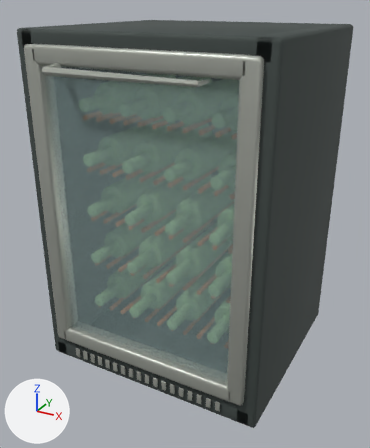
An edit to the Blender file assets-source/blender/wine-fridge.blend, drawn before and after from the same camera.
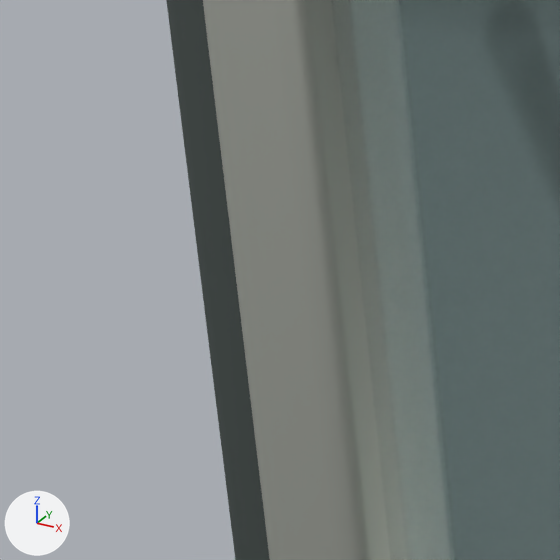
The first picture shows the older version from a camera (50 mm lens) standing at (0.589, -1.094, 0.907) and looking at (0.001, -0.026, 0.373). The close-ups show the older and then the newer version on the part from 0% to 21% of the width and 18% to 35% of the height of that picture. Only the edits that show in the close-ups are written down. Lighting does not change. The marker at lower left points along +X, +Y and +Z.

Objects in the first close-up: 'case_side', 'door_glazing', 'front_door_stile'.
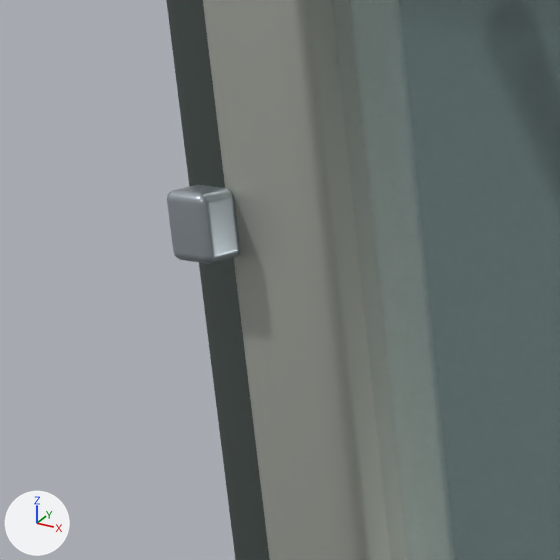
Changed parts and their boxes [x1, y1, x2, y2] in the close-ups (560 x 560 px):
'Door hinge cover.001', added: after [167, 185, 240, 264]

Edits to the bpy script that builds the scene:
```text
Add mat_brushed_stainless_steel:
    mat_brushed_stainless_steel = principled_material('brushed-stainless-steel')
    mat_brushed_stainless_steel.base_color = (0.43, 0.48, 0.52)  # light grey #afb8bf
    mat_brushed_stainless_steel.metallic = 0.78
    mat_brushed_stainless_steel.roughness = 0.32
Add me_cube_033:
    me_cube_033.from_pydata(...)  # 96 vertices, 98 faces; spans x -0.2781..-0.2619, y -0.2655..-0.2505, z 0.6694..0.6906
    me_cube_033.materials.append(mat_brushed_stainless_steel)  # light grey #afb8bf
Add ob_door_hinge_cover_001:
    ob_door_hinge_cover_001 = bpy.data.objects.new('Door hinge cover.001', me_cube_033)
    ob_door_hinge_cover_001.location = (0.0, 0.0, 0.0)
```
